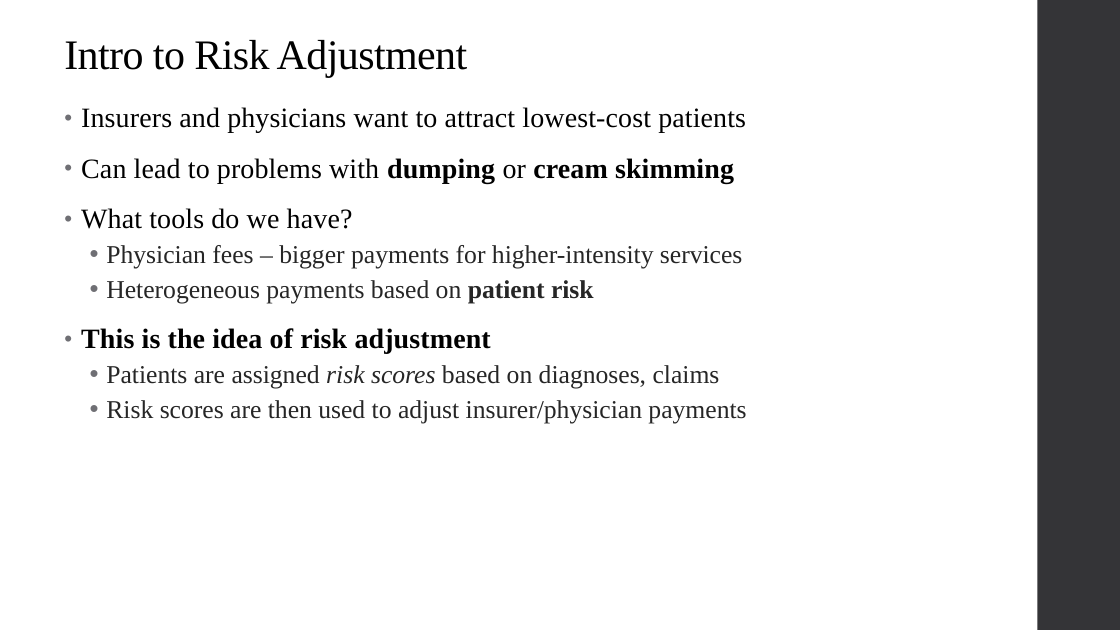
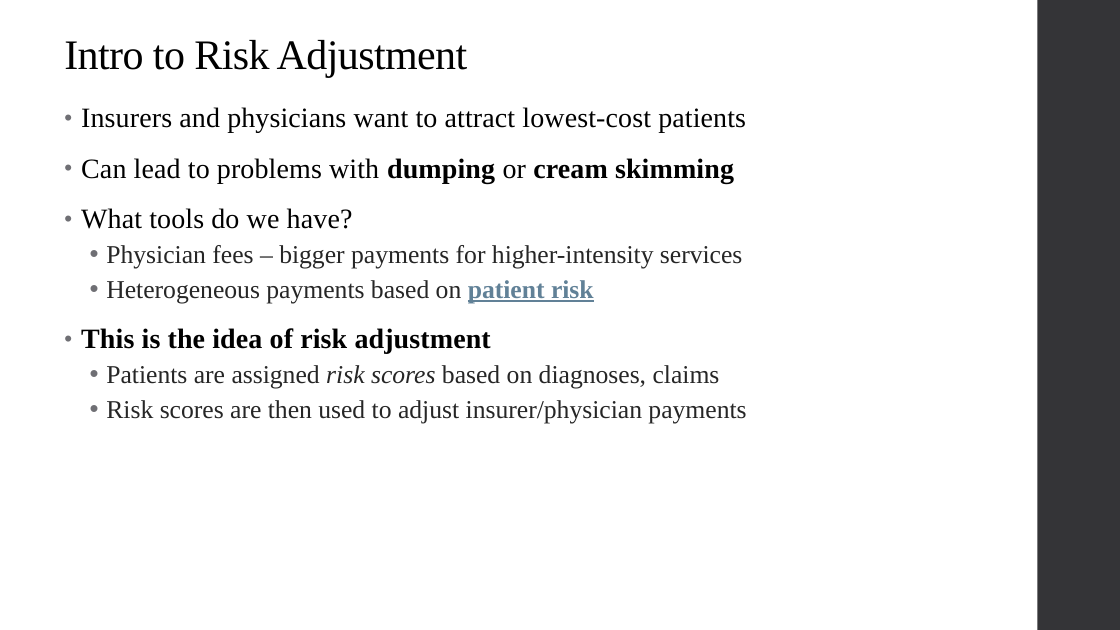
Before and after one commit to alex-hoagland/HAD6750H, a slide deck: slide 6 of Lecture07_QualityCompetition/Slides_RA_QualityCompetition_2023W.pptx (slide 5 before the commit). Drawn at 1120x630 pixels with LibreOffice and Linux fonts; fonts in the diff are those of the drawing. Boxes give left, top, right and bottom in pixels: in the first picture for what was removed or moved away, otherwise in the second. Text is boxed around its words. In the diff, an @@ line names an element or a change of style, - is before the commit and + after.

```diff
--- a/Lecture07_QualityCompetition/Slides_RA_QualityCompetition_2023W.pptx
+++ b/Lecture07_QualityCompetition/Slides_RA_QualityCompetition_2023W.pptx
@@ text at bbox=[106, 280, 594, 303]: text colour #262626 to #618197, underline on in "patient risk" @@
```
Also in this commit, not shown: 8 other slides changed, 6 slides added, 4 slides removed, 8 other files.
